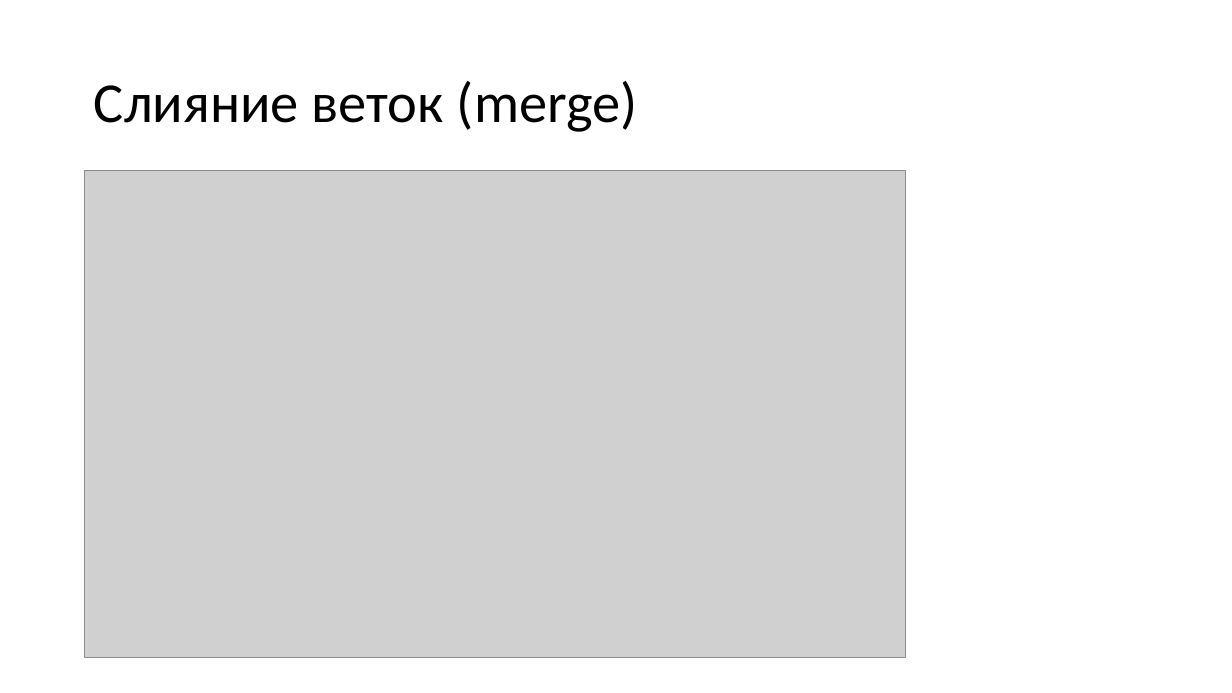
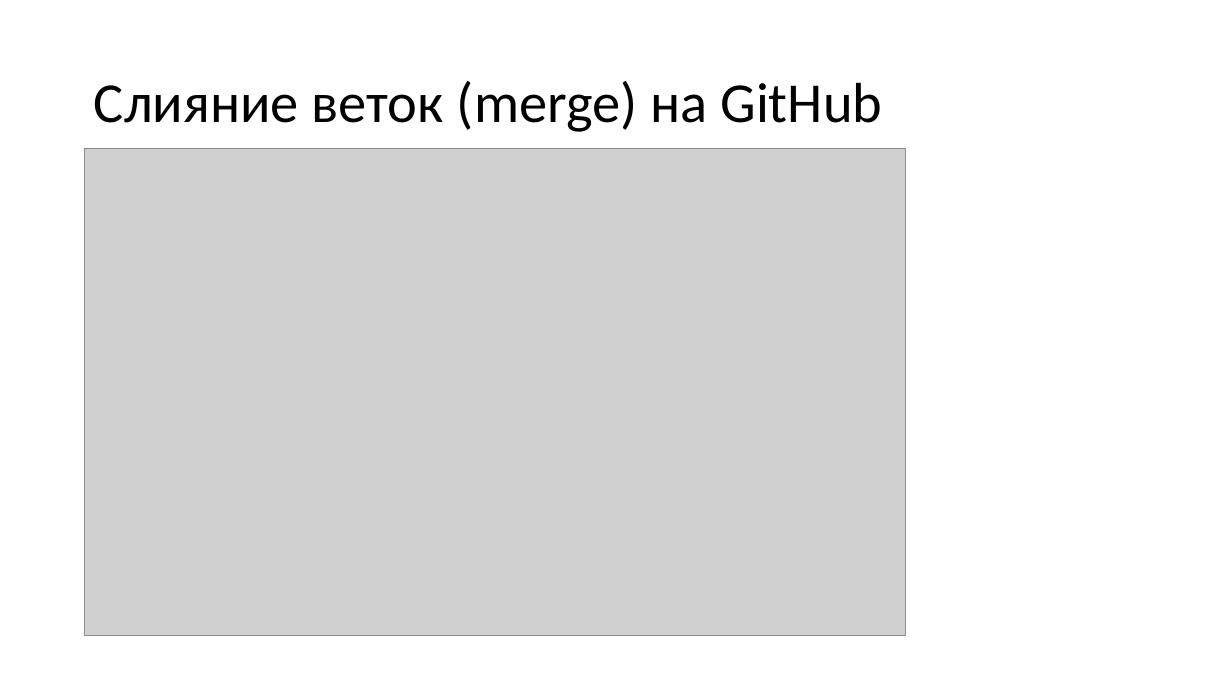
Before and after one commit to yoursdearboy/git-101, a slide deck: slide 41 of basic2.pptx (slide 38 before the commit). Drawn at 1232x693 pixels with LibreOffice and Linux fonts; fonts in the diff are those of the drawing; grey boxes stand for pictures. Boxes give left, top, right and bottom in pixels: in the first picture for what was removed or moved away, otherwise in the second. Text is boxed around its words. In the diff, an @@ line names an element or a change of style, - is before the commit and + after.

```diff
--- a/basic2.pptx
+++ b/basic2.pptx
@@ title at box(94, 81, 882, 132): text changed @@
-Слияние веток (merge)
+Слияние веток (merge) на GitHub
@@ picture: place and size @@
-picture at box(85, 171, 906, 658)
+picture at box(85, 149, 906, 636)
```
Also in this commit, not shown: 9 other slides changed, 13 slides added, 12 slides removed.
